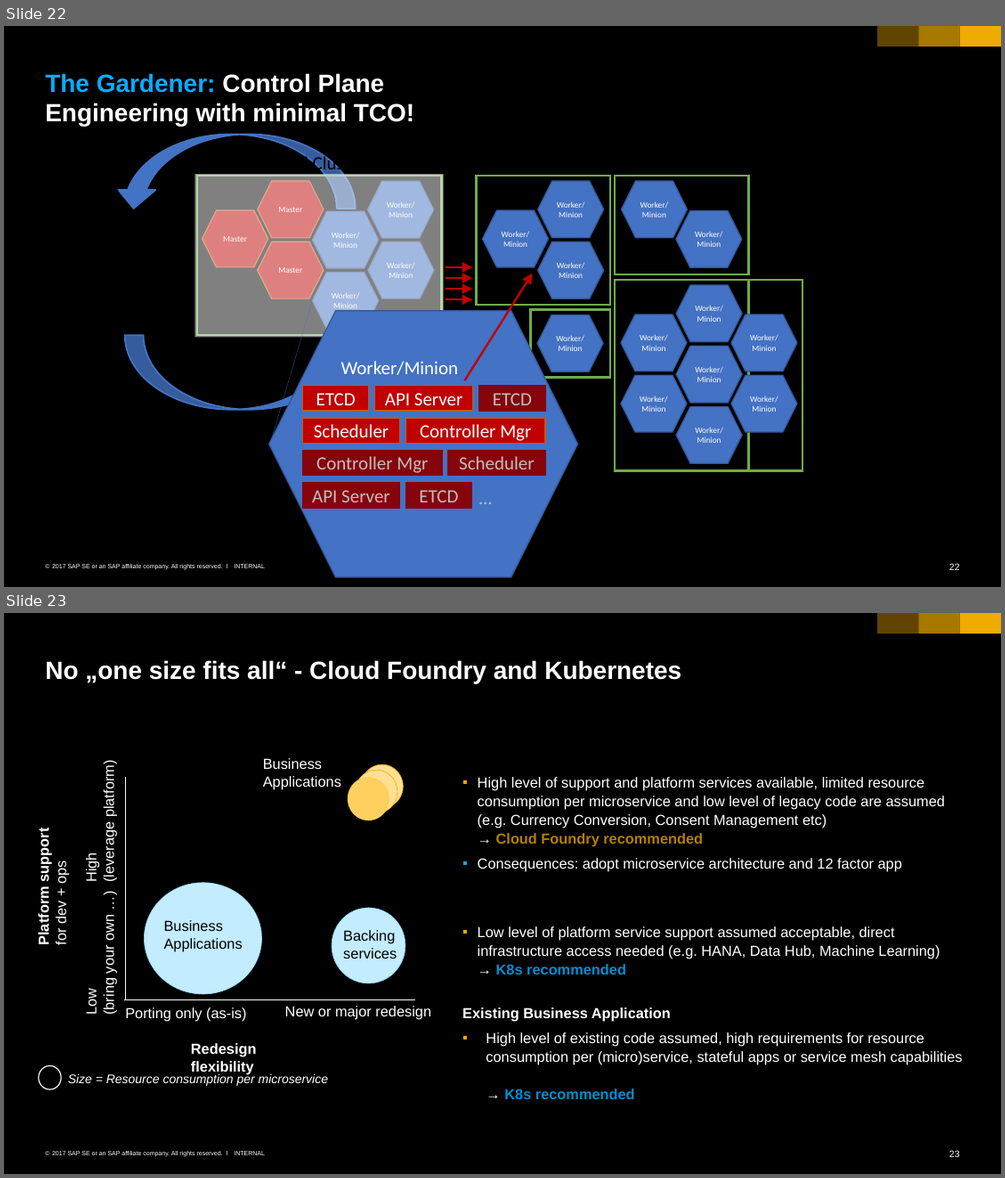
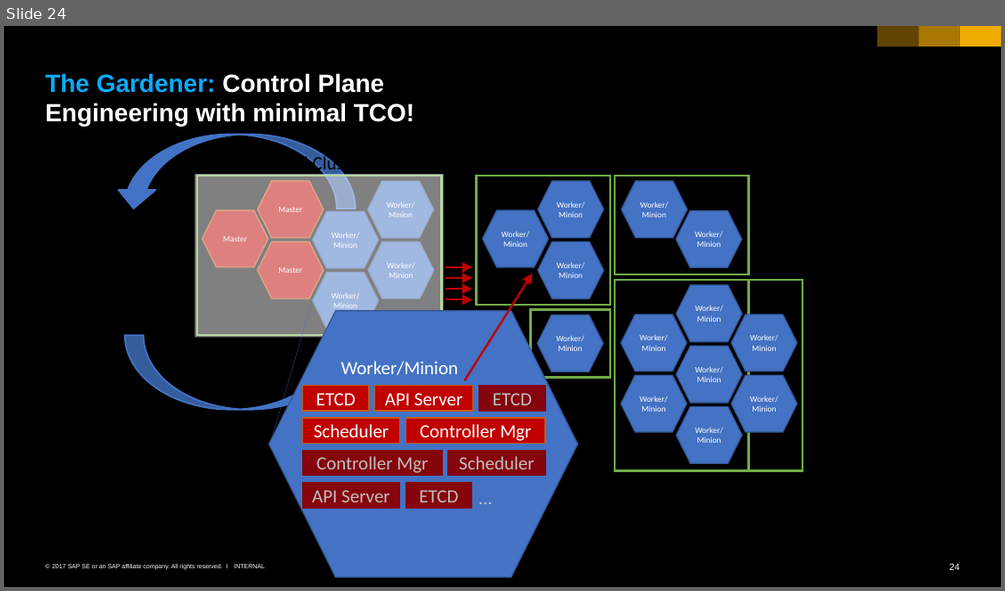
Before and after one commit to cuijiyao01/docker-k8s-training, a slide deck: kubernetes/11_administration.pptx. Shown one above the other, each under a label of ours: slides 22 and 23 before the commit, slide 24 after it. The pictures are 1005x1178 and 1005x591 pixels, drawn with LibreOffice and Linux fonts; fonts in the diff are those of the drawing. Boxes give left, top, right and bottom in pixels: in the first picture for what was removed or moved away, otherwise in the second. Text is boxed around its words. In the diff, an @@ line names an element or a change of style, - is before the commit and + after.

```diff
--- a/kubernetes/11_administration.pptx
+++ b/kubernetes/11_administration.pptx
@@ slide 23 removed at <box>4,613,1001,1174</box>, background #000000; not listed: 6 template elements that a slide beside it also shows @@
@@ title removed at <box>45,660,681,683</box> @@
-No „one size fits all“ - Cloud Foundry and Kubernetes
@@ group removed at <box>263,758,403,820</box>: 3 ellipses, 1 text @@
-Business Applications
@@ text removed at <box>462,777,963,1099</box> @@
-  Business Applications
-  ▪ High level of support and platform services available, limited resource consumption per microservice and low level of legacy code are assumed (e.g. Currency Conversion, Consent Management etc)
-    → Cloud Foundry recommended
-  ▪ Consequences: adopt microservice architecture and 12 factor app
-New and existing Backing Service
-  ▪ Low level of platform service support assumed acceptable, direct infrastructure access needed (e.g. HANA, Data Hub, Machine Learning)
-    → K8s recommended
-  Existing Business Application
-  ▪ High level of existing code assumed, high requirements for resource consumption per (micro)service, stateful apps or service mesh capabilities
-    → K8s recommended
@@ ellipse removed at <box>144,882,261,993</box> @@
@@ text removed at <box>164,920,243,952</box> @@
-Business Applications
@@ ellipse removed at <box>332,908,405,983</box> @@
@@ text removed at <box>343,930,396,958</box> @@
-Backing services
@@ group removed at <box>35,765,431,1089</box>: 7 texts, 2 lines, 1 ellipse @@
-Porting only (as-is)
-New or major redesign
-Platform support for dev + ops
-Redesign flexibility
-Low
-(bring your own …)
-High
-(leverage platform)
-Size = Resource consumption per microservice
@@ what was slide 22 is now slide 24 @@
@@ page number at <box>949,563,960,570</box>: text changed @@
-22
+24
```
Also in this commit, not shown: 1 slide changed, 3 slides added, 1 other slide removed.
